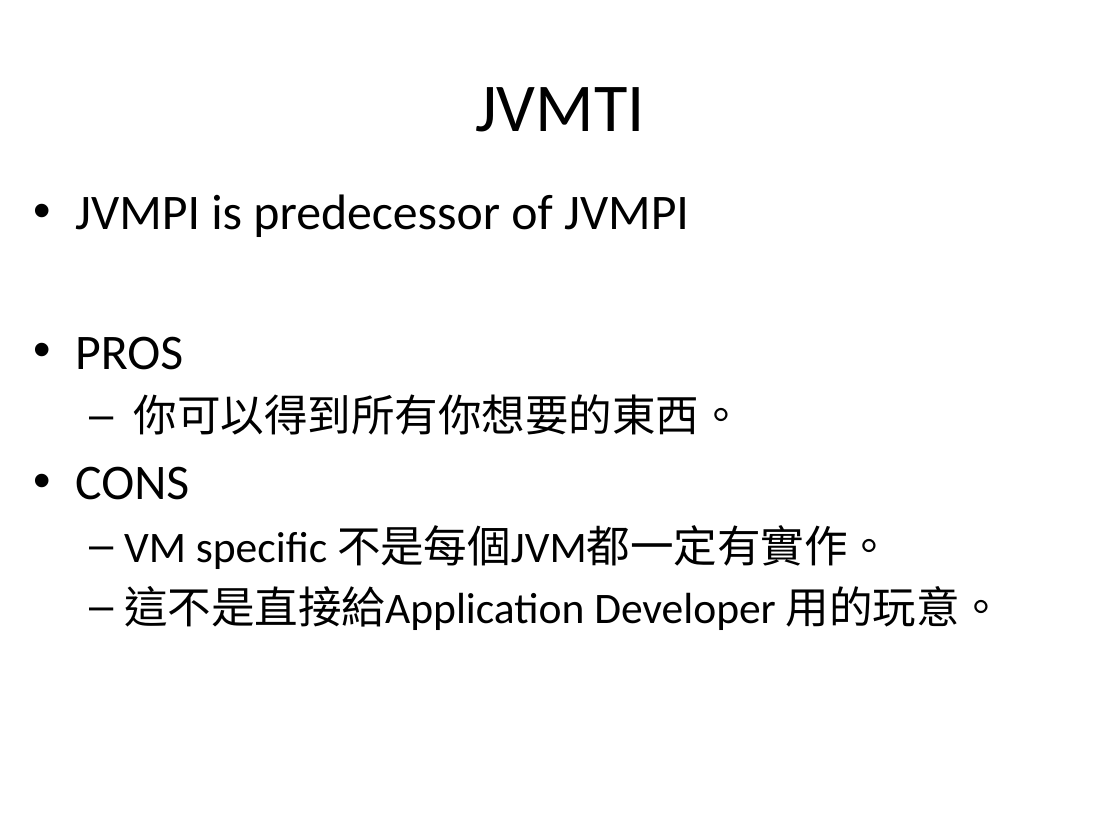
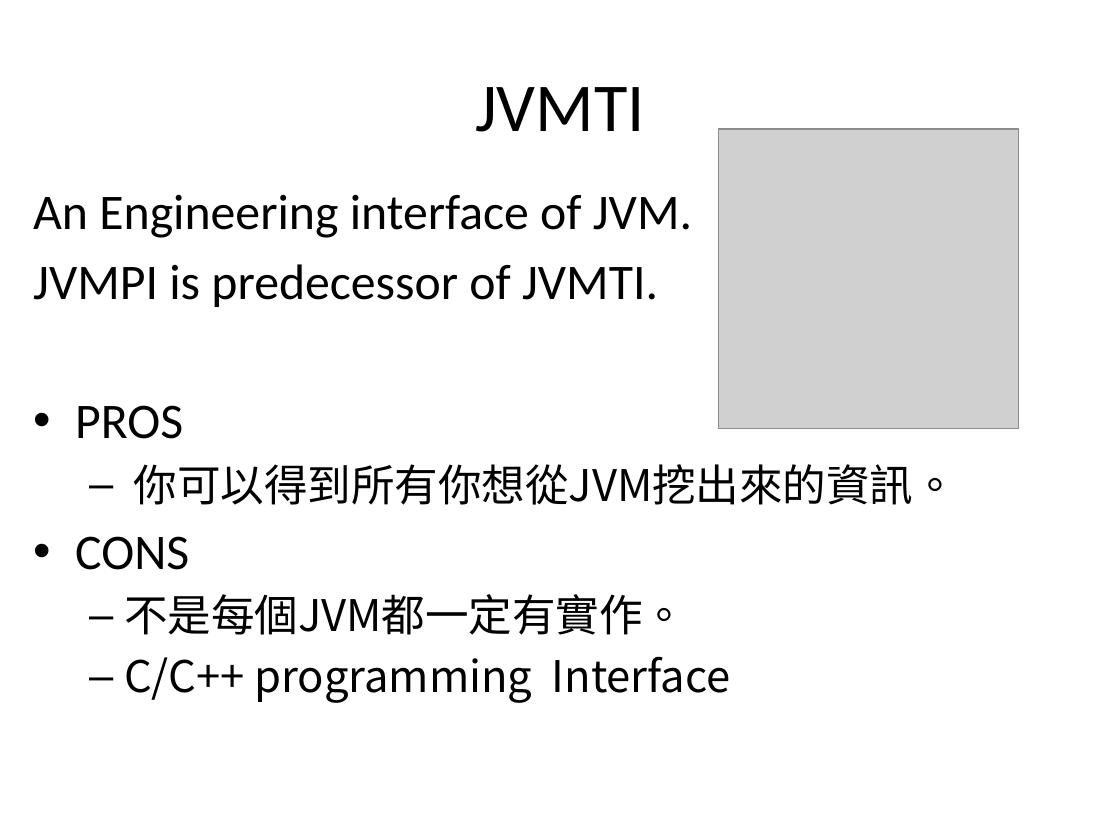
Before and after one commit to zanyking/java_two, a slide deck: slide 27 of 2013/Active Application Monitoring.pptx (slide 25 before the commit). Drawn at 1120x840 pixels with LibreOffice and Linux fonts; fonts in the diff are those of the drawing; grey boxes stand for pictures; background and template pictures are left out. Boxes give left, top, right and bottom in pixels: in the first picture for what was removed or moved away, otherwise in the second. Text is boxed around its words. In the diff, an @@ line names an element or a change of style, - is before the commit and + after.

```diff
--- a/2013/Active Application Monitoring.pptx
+++ b/2013/Active Application Monitoring.pptx
@@ picture added at <box>719,129,1019,429</box> @@
@@ text at <box>33,194,692,307</box>: text changed @@
-• JVMPI is predecessor of JVMPI
+An Engineering interface of JVM.
+JVMPI is predecessor of JVMTI.
@@ text at <box>134,464,957,505</box>: text changed; font Calibri to Noto Sans CJK SC @@
-  – 你可以得到所有你想要的東西。
+  – 你可以得到所有你想從JVM挖出來的資訊。
@@ text at <box>124,594,731,703</box>: text changed; font Calibri to Noto Sans CJK SC @@
-  – VM specific 不是每個JVM都一定有實作。
-  – 這不是直接給Application Developer 用的玩意。
+  – 不是每個JVM都一定有實作。
+  – C/C++ programming Interface
```
Also in this commit, not shown: 23 other slides changed, 11 slides added, 10 other files.
